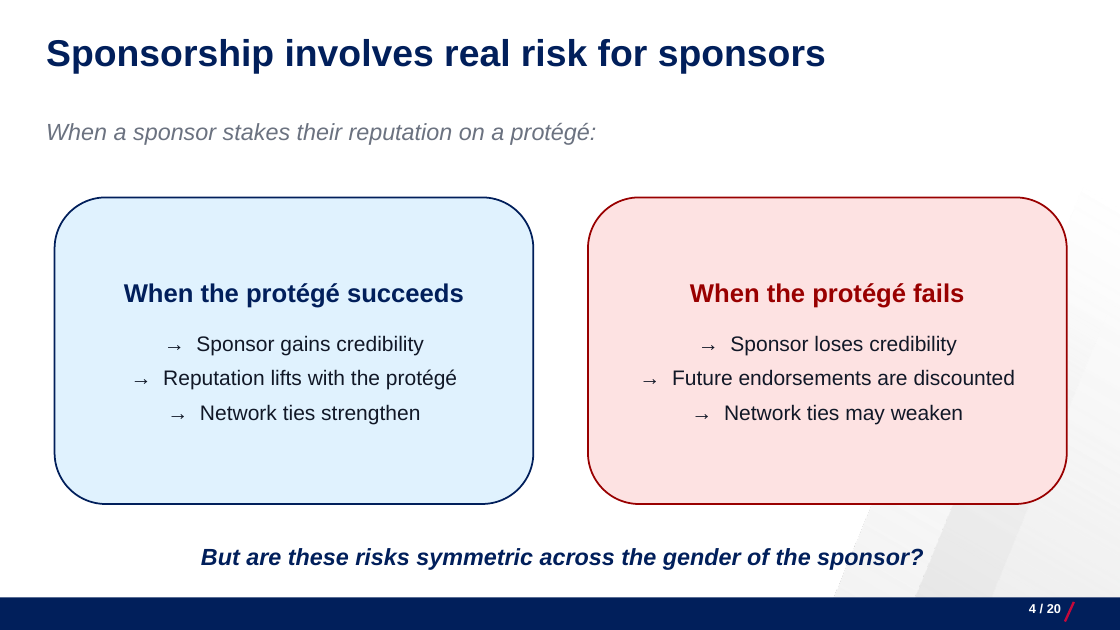
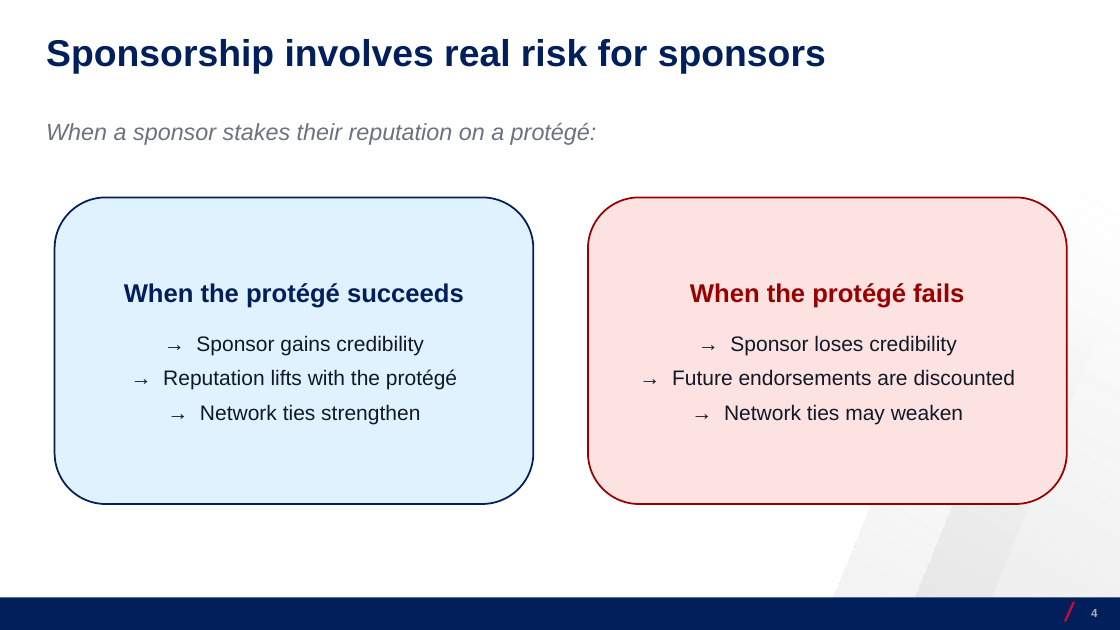
Before and after one commit to josecerv/sponsorship-network, a slide deck: slide 4 of docs/UChicago-0410.pptx. Drawn at 1120x630 pixels with LibreOffice and Linux fonts; fonts in the diff are those of the drawing; background and template pictures are left out. Boxes give left, top, right and bottom in pixels: in the first picture for what was removed or moved away, otherwise in the second. Text is boxed around its words. In the diff, an @@ line names an element or a change of style, - is before the commit and + after.

```diff
--- a/docs/UChicago-0410.pptx
+++ b/docs/UChicago-0410.pptx
@@ text removed at (201,548,923,570) @@
-But are these risks symmetric across the gender of the sponsor?
@@ page number at (1091,609,1097,617): text changed; size 11 to 10 pt; text colour #FFFFFF to #AFAFAF @@
-4 / 20
+4
```
Also in this commit, not shown: 17 other slides changed, 2 slides added, 2 slides removed, 28 other files.
